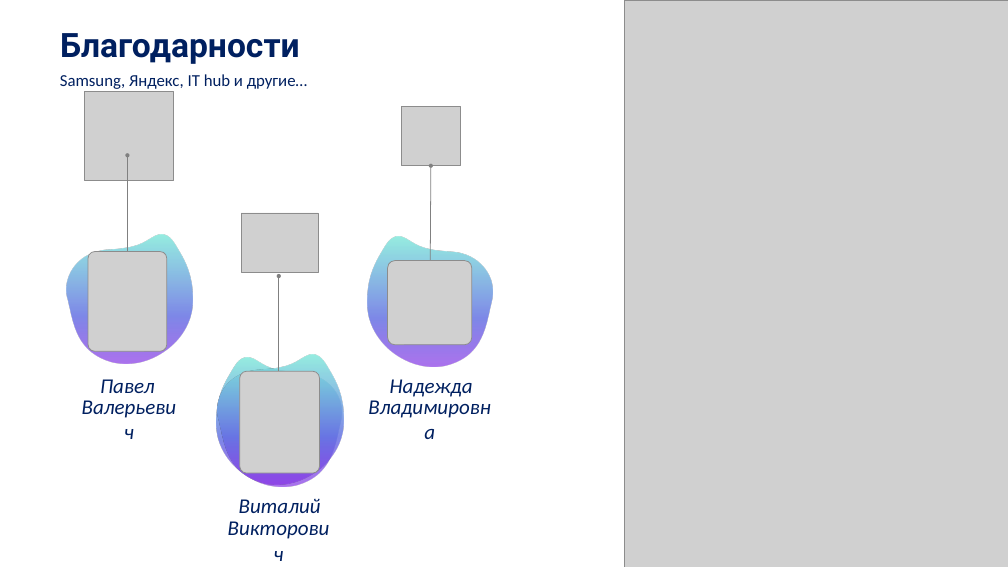
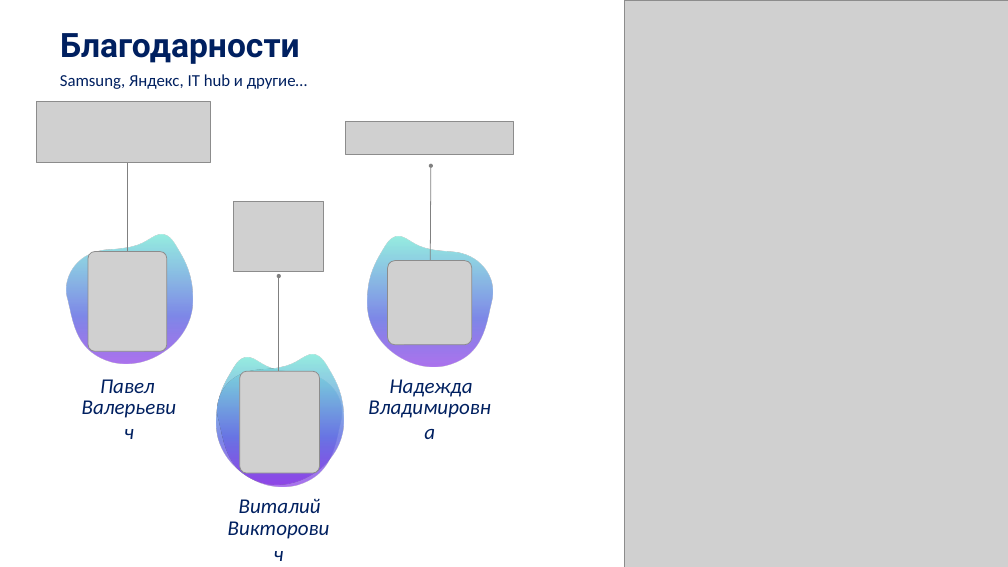
Before and after one commit to romka-best/NeoBrain_App, a slide deck: slide 14 of NeoBrain.pptx. Drawn at 1008x567 pixels with LibreOffice and Linux fonts; fonts in the diff are those of the drawing; grey boxes stand for pictures. Boxes give left, top, right and bottom in pixels: in the first picture for what was removed or moved away, otherwise in the second. Text is boxed around its words. In the diff, an @@ line names an element or a change of style, - is before the commit and + after.

```diff
--- a/NeoBrain.pptx
+++ b/NeoBrain.pptx
@@ picture added at box(36, 101, 210, 163) @@
@@ picture removed at box(85, 91, 174, 181) @@
@@ picture removed at box(402, 107, 461, 166) @@
@@ picture added at box(346, 122, 513, 154) @@
@@ picture: place and size @@
-picture at box(241, 213, 318, 273)
+picture at box(234, 201, 324, 271)
```
Also in this commit, not shown: 3 other slides changed, 26 other files.
